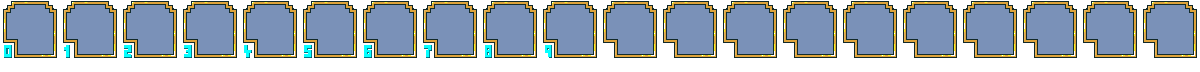
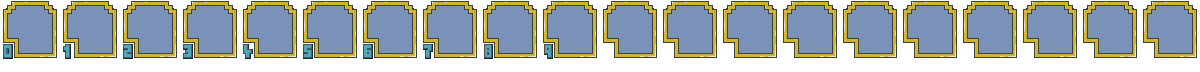
Before/after of a w=1200, h=72 layered artwork. What changed in the layer stack:
added layer "Pasted Layer" above "Layer #2" over [left=4, top=45, right=552, bottom=58]
added layer "Layer #2" above "Layer" over [left=3, top=44, right=553, bottom=59]
painted on "Layer" over [left=3, top=1, right=1197, bottom=58]
